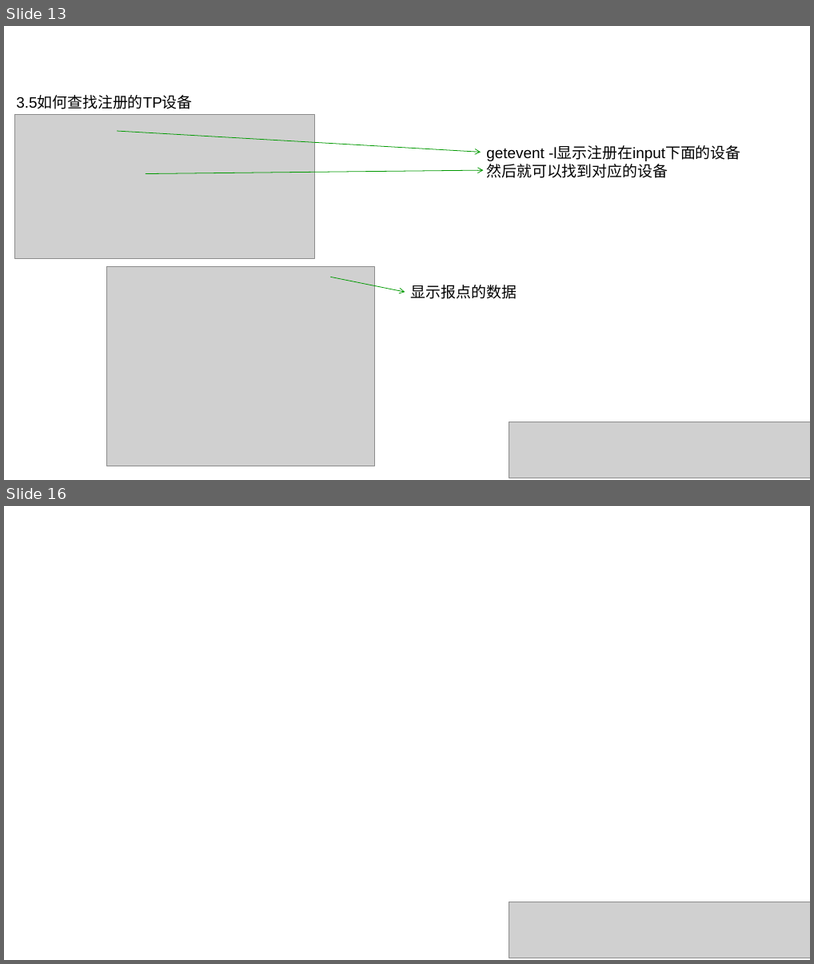
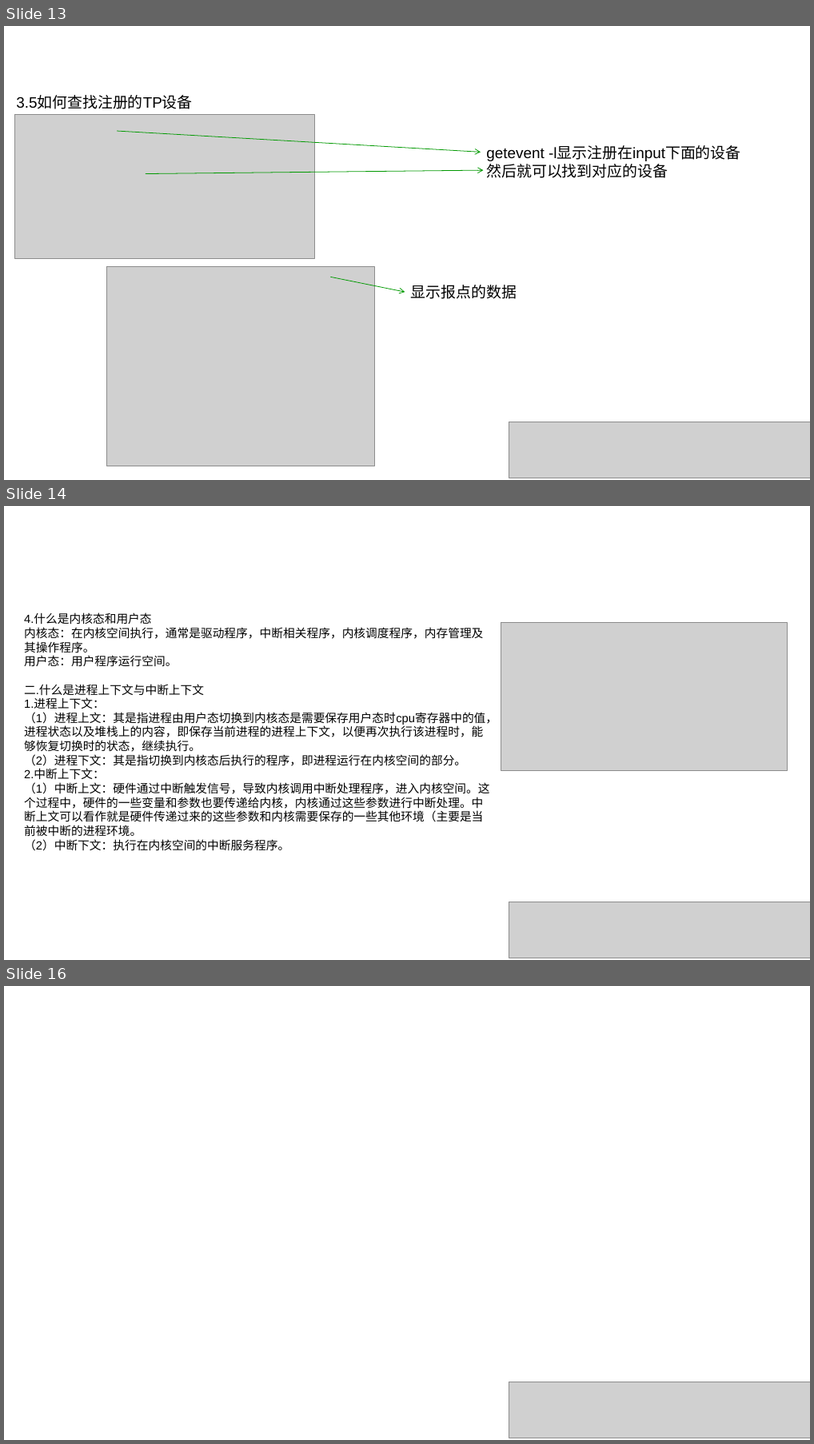
Before and after one commit to liyingfei142118/practice, a slide deck: learn/TP.pptx. Shown one above the other, each under a label of ours: slides 13 and 16 before the commit, slides 13, 14 and 16 after it; the slides between them are not shown. The pictures are 814x964 and 814x1444 pixels, drawn with LibreOffice and Linux fonts; fonts in the diff are those of the drawing; grey boxes stand for pictures; background and template pictures are left out. Boxes give left, top, right and bottom in pixels: in the first picture for what was removed or moved away, otherwise in the second. Text is boxed around its words. In the diff, an @@ line names an element or a change of style, - is before the commit and + after.

```diff
--- a/learn/TP.pptx
+++ b/learn/TP.pptx
@@ slide 14 added at box(4, 506, 810, 960), background picture (left out) @@
@@ text added at box(24, 613, 498, 851), 14 pt, text #000000 @@
+4.什么是内核态和用户态
+内核态：在内核空间执行，通常是驱动程序，中断相关程序，内核调度程序，内存管理及其操作程序。
+用户态：用户程序运行空间。
+二.什么是进程上下文与中断上下文
+1.进程上下文：
+（1）进程上文：其是指进程由用户态切换到内核态是需要保存用户态时cpu寄存器中的值，进程状态以及堆栈上的内容，即保存当前进程的进程上下文，以便再次执行该进程时，能够恢复切换时的状态，继续执行。
+（2）进程下文：其是指切换到内核态后执行的程序，即进程运行在内核空间的部分。
+2.中断上下文：
+（1）中断上文：硬件通过中断触发信号，导致内核调用中断处理程序，进入内核空间。这个过程中，硬件的一些变量和参数也要传递给内核，内核通过这些参数进行中断处理。中断上文可以看作就是硬件传递过来的这些参数和内核需要保存的一些其他环境（主要是当前被中断的进程环境。
+（2）中断下文：执行在内核空间的中断服务程序。
@@ picture added at box(502, 623, 788, 770) @@
@@ picture added at box(510, 902, 810, 957) @@
```
Also in this commit, not shown: 1 other slide added, 2 slides removed, 3 other files.
